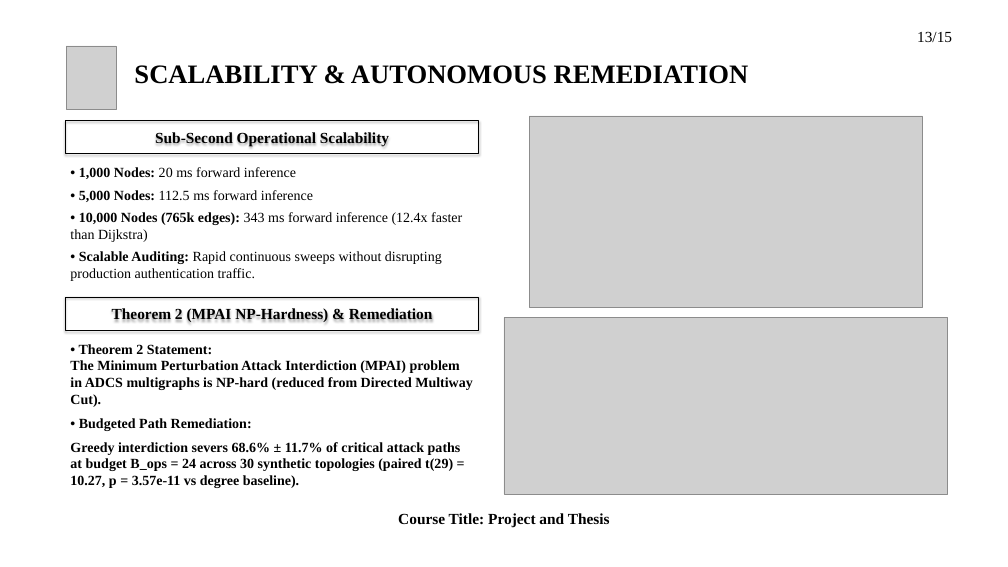
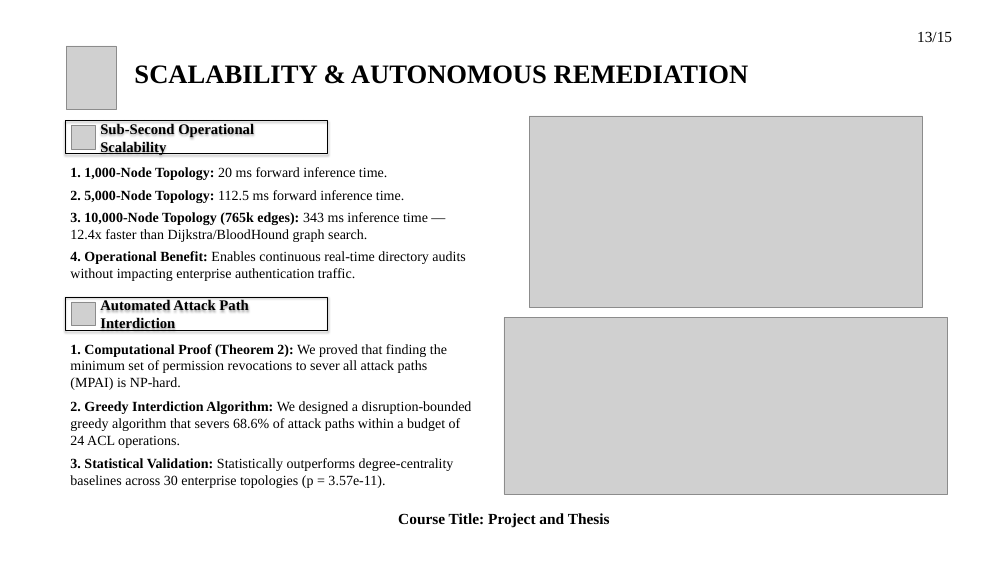
Before and after one commit to hasanshahriar32/GOAD, a slide deck: slide 13 of thesis_paper/certgraph_thesis_defense.pptx. Drawn at 1008x567 pixels with LibreOffice and Linux fonts; fonts in the diff are those of the drawing; grey boxes stand for pictures; background and template pictures are left out. Boxes give left, top, right and bottom in pixels: in the first picture for what was removed or moved away, otherwise in the second. Text is boxed around its words. In the diff, an @@ line names an element or a change of style, - is before the commit and + after.

```diff
--- a/thesis_paper/certgraph_thesis_defense.pptx
+++ b/thesis_paper/certgraph_thesis_defense.pptx
@@ rectangle "Sub-Second Operational Scalability": place and size @@
-rectangle "Sub-Second Operational Scalability" at <box>66,121,479,154</box>
+rectangle "Sub-Second Operational Scalability" at <box>66,121,328,154</box>
@@ rectangle "Sub-Second Operational Scalability" at <box>66,121,328,154</box>: size 22 to 21 pt; alignment centre to left @@
@@ picture added at <box>72,125,95,149</box> @@
@@ text at <box>70,167,465,281</box>: text changed @@
-• 1,000 Nodes: 20 ms forward inference
-• 5,000 Nodes: 112.5 ms forward inference
-• 10,000 Nodes (765k edges): 343 ms forward inference (12.4x faster than Dijkstra)
-• Scalable Auditing: Rapid continuous sweeps without disrupting production authentication traffic.
+1. 1,000-Node Topology: 20 ms forward inference time.
+2. 5,000-Node Topology: 112.5 ms forward inference time.
+3. 10,000-Node Topology (765k edges): 343 ms inference time — 12.4x faster than Dijkstra/BloodHound graph search.
+4. Operational Benefit: Enables continuous real-time directory audits without impacting enterprise authentication traffic.
@@ rectangle removed at <box>66,297,479,330</box> @@
-Theorem 2 (MPAI NP-Hardness) & Remediation
@@ rectangle added at <box>66,297,328,330</box>, outline #000000 1.5 pt, 21 pt, text #000000, bold @@
+Automated Attack Path Interdiction
@@ picture added at <box>72,302,95,326</box> @@
@@ text at <box>70,344,472,488</box>: text changed @@
-• Theorem 2 Statement:
-The Minimum Perturbation Attack Interdiction (MPAI) problem in ADCS multigraphs is NP-hard (reduced from Directed Multiway Cut).
-• Budgeted Path Remediation:
-Greedy interdiction severs 68.6% ± 11.7% of critical attack paths at budget B_ops = 24 across 30 synthetic topologies (paired t(29) = 10.27, p = 3.57e-11 vs degree baseline).
+1. Computational Proof (Theorem 2): We proved that finding the minimum set of permission revocations to sever all attack paths (MPAI) is NP-hard.
+2. Greedy Interdiction Algorithm: We designed a disruption-bounded greedy algorithm that severs 68.6% of attack paths within a budget of 24 ACL operations.
+3. Statistical Validation: Statistically outperforms degree-centrality baselines across 30 enterprise topologies (p = 3.57e-11).
```
Also in this commit, not shown: 12 other slides changed, 39 other files.
